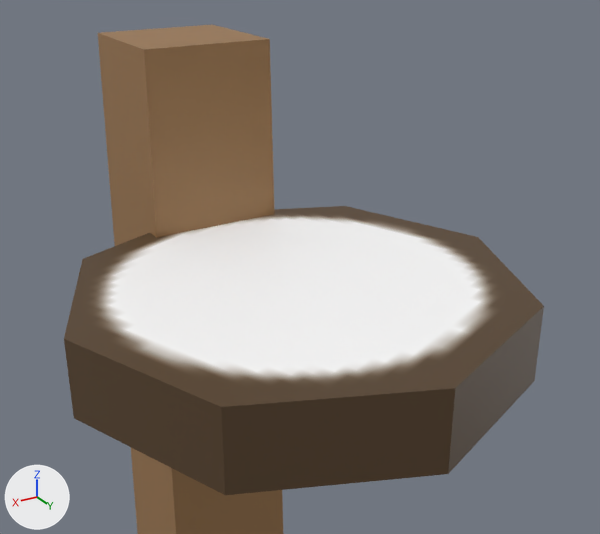
The glTF model assets/blender/items/fishing_pole/fishing_pole.gltf: old version first, new version second.
One viewpoint serves both versions: a 50 mm camera at (0.067, 0.157, 2.046) aimed at (0.001, 0.048, 1.992). Lighting does not change. The marker at lower left points along +X, +Y and +Z. The first picture is the older version.

Script lines for the objects in view, before the commit:
```python
me_cube_001 = bpy.data.meshes.new('Cube.001')
me_cube_001.from_pydata(...)  # 16 vertices, 28 faces; spans x -0.05..0.05, y -0.05..0.05, z 0.0..2.02
me_cube_001.materials.append(mat_material_001)  # picture img_pole
me_cylinder_003 = bpy.data.meshes.new('Cylinder.003')
me_cylinder_003.from_pydata(...)  # an 8-sided cylinder along z spanning x -0.0407..0.0407, y 0.0043..0.0857, z 1.974..1.9879
me_cylinder_003.materials.append(mat_material_001)  # picture img_pole
ob_cylinder_003 = bpy.data.objects.new('Cylinder.003', me_cylinder_003)
ob_cylinder_003.location = (0.0, 0.0, 0.0)
ob_pole = bpy.data.objects.new('Pole', me_cube_001)
ob_pole.location = (0.0, 0.0, 0.0)
```
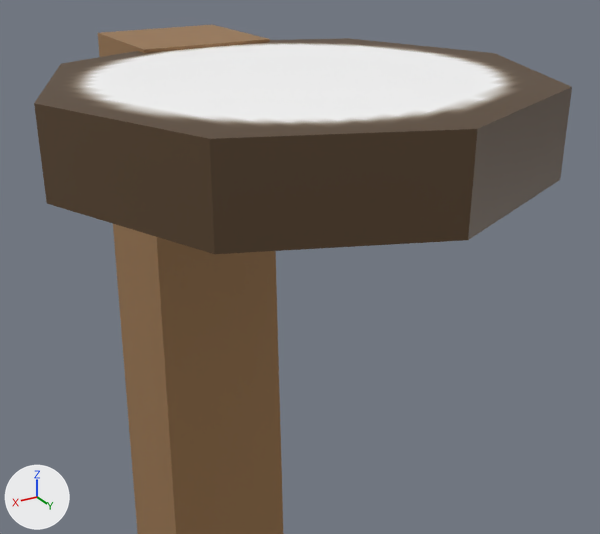
The change, as a diff of the scene's bpy script:
```diff
--- a/assets/blender/items/fishing_pole/fishing_pole.gltf.py
+++ b/assets/blender/items/fishing_pole/fishing_pole.gltf.py
@@ ob_cylinder_003 @@
 ob_cylinder_003 = bpy.data.objects.new('Cylinder.003', me_cylinder_003)
-ob_cylinder_003.location = (0.0, 0.0, 0.0)
+ob_cylinder_003.location = (0.0, 0.0, 0.0351)
```

What differs and where, as boxes (x1, y1, x2, y2) in the pictures (600 x 534 px):
'Cylinder.003', moved: before (64, 206, 544, 495); after (34, 38, 572, 254)
